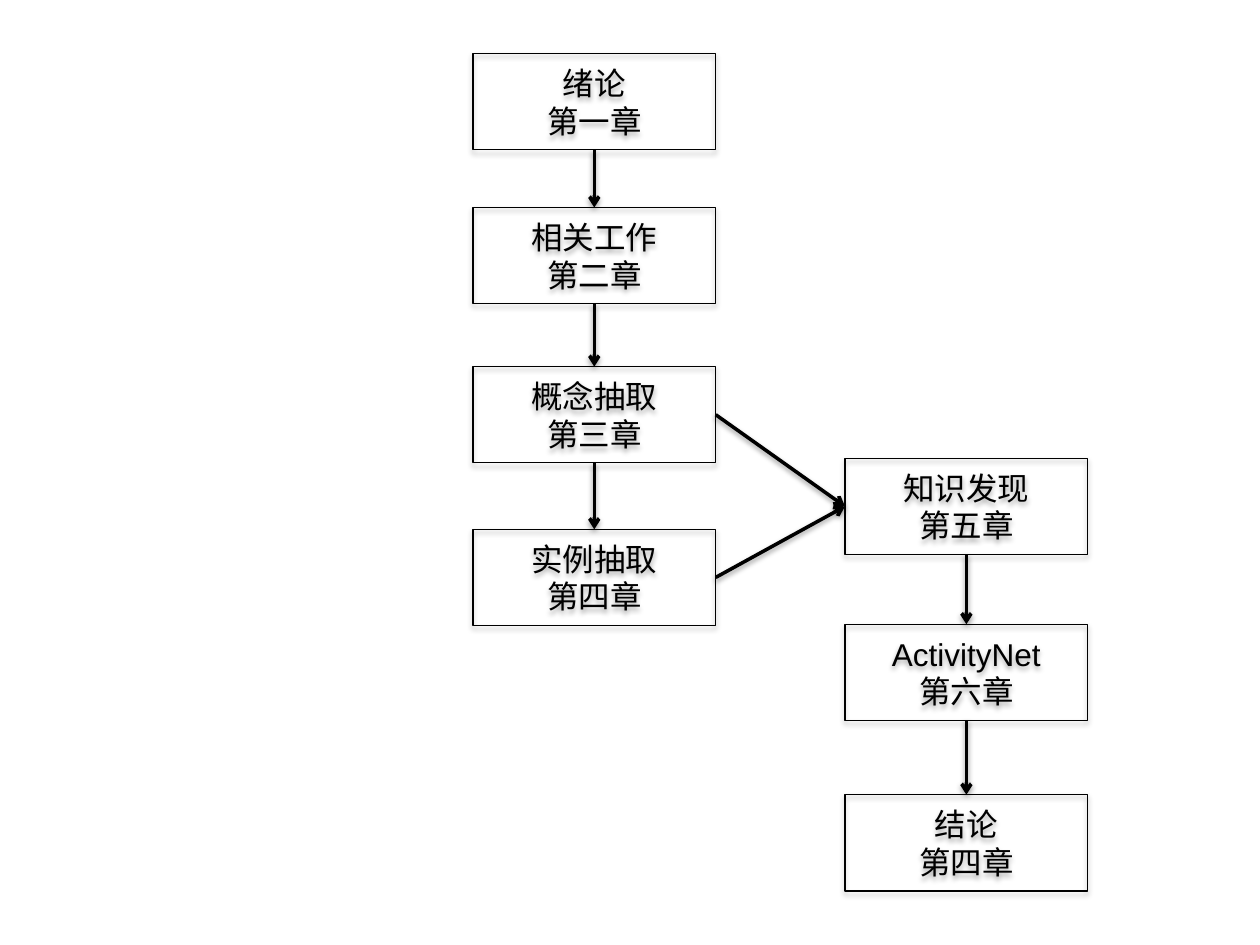
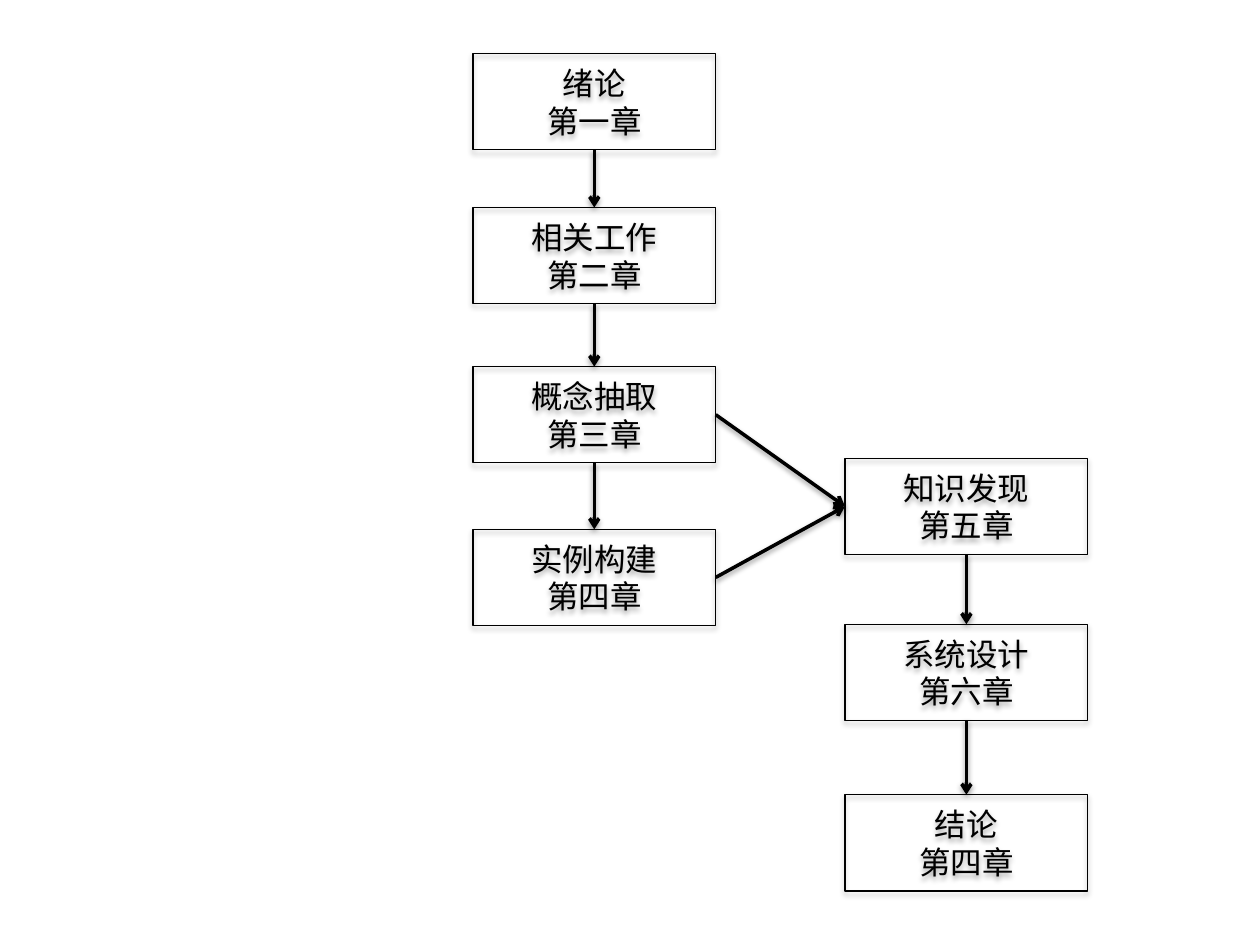
Before and after one commit to npbool/thuthesis, a slide deck: slide 2 of latex/figures/graphs.pptx. Drawn at 1260x945 pixels with LibreOffice and Linux fonts; fonts in the diff are those of the drawing. Boxes give left, top, right and bottom in pixels: in the first picture for what was removed or moved away, otherwise in the second. Text is boxed around its words. In the diff, an @@ line names an element or a change of style, - is before the commit and + after.

```diff
--- a/latex/figures/graphs.pptx
+++ b/latex/figures/graphs.pptx
@@ text in rectangle at [531, 544, 657, 574]: text changed @@
-实例抽取
+实例构建
@@ text in rectangle at [903, 639, 1029, 669]: text changed @@
-ActivityNet
+系统设计
```
Also in this commit, not shown: 6 other files.
